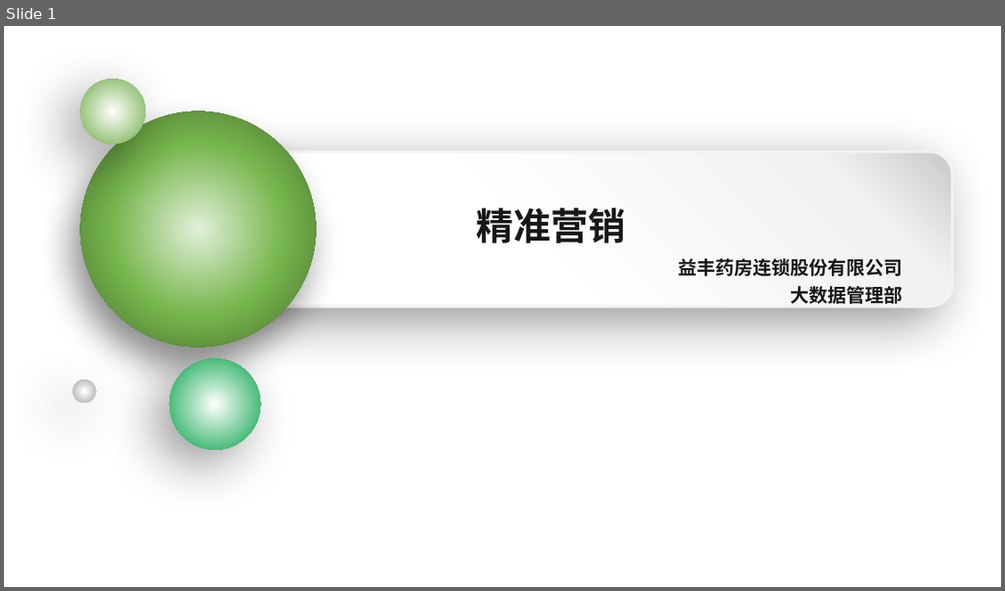
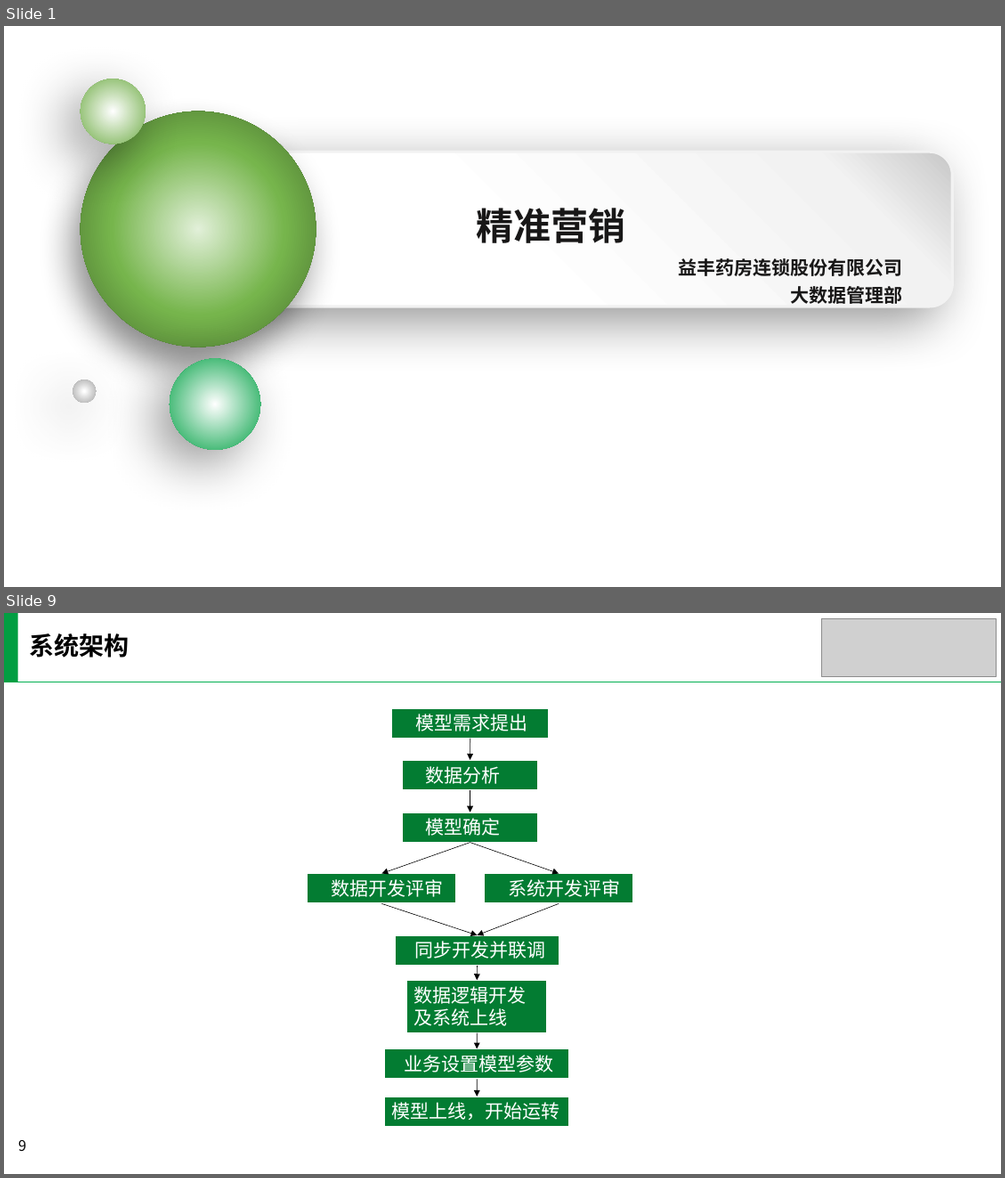
Before and after one commit to yaobozhang/YF_EB, a slide deck: 会员体系/精准营销/电商v2.0/生命周期精准营销/精准营销设计.pptx. Shown one above the other, each under a label of ours: slide 1 before the commit, slides 1 and 9 after it; the slides between them are not shown. The pictures are 1005x591 and 1005x1178 pixels, drawn with LibreOffice and Linux fonts; fonts in the diff are those of the drawing; grey boxes stand for pictures; background and template pictures are left out. Boxes give left, top, right and bottom in pixels: in the first picture for what was removed or moved away, otherwise in the second. Text is boxed around its words. In the diff, an @@ line names an element or a change of style, - is before the commit and + after.

```diff
--- a/会员体系/精准营销/电商v2.0/生命周期精准营销/精准营销设计.pptx
+++ b/会员体系/精准营销/电商v2.0/生命周期精准营销/精准营销设计.pptx
@@ slide 9 added at [4,613,1001,1174], background #FFFFFF @@
@@ rectangle added at [4,613,18,682], fill #029E42 @@
@@ text added at [30,633,129,657], 24 pt, text #000000, bold @@
+系统架构
@@ picture added at [822,618,996,676] @@
@@ line added from (4, 682) to (1001, 682), #00B050 1 pt @@
@@ rectangle added at [392,708,550,738], fill #037C32, outline #FFFFFF 1.5 pt, 18 pt, text #FFFFFF @@
+模型需求提出
@@ arrow added from (470, 738) to (469, 760), #000000 0.5 pt @@
@@ rectangle added at [402,760,539,789], fill #037C32, outline #FFFFFF 1.5 pt, 18 pt, text #FFFFFF @@
+数据分析
@@ arrow added from (469, 790) to (469, 811), #000000 0.5 pt @@
@@ rectangle added at [402,811,539,842], fill #037C32, outline #FFFFFF 1.5 pt, 18 pt, text #FFFFFF @@
+模型确定
@@ arrow added from (469, 843) to (381, 873), #000000 0.5 pt @@
@@ arrow added from (469, 843) to (558, 873), #000000 0.5 pt @@
@@ rectangle added at [307,873,456,903], fill #037C32, outline #FFFFFF 1.5 pt, 18 pt, text #FFFFFF @@
+数据开发评审
@@ rectangle added at [484,873,633,903], fill #037C32, outline #FFFFFF 1.5 pt, 18 pt, text #FFFFFF @@
+系统开发评审
@@ arrow added from (381, 904) to (477, 935), #000000 0.5 pt @@
@@ arrow added from (558, 904) to (477, 935), #000000 0.5 pt @@
@@ rectangle added at [395,935,558,965], fill #037C32, outline #FFFFFF 1.5 pt, 18 pt, text #FFFFFF @@
+同步开发并联调
@@ rectangle added at [407,981,548,1033], fill #037C32, outline #FFFFFF 1.5 pt, 18 pt, text #FFFFFF @@
+数据逻辑开发及系统上线
@@ arrow added from (477, 965) to (477, 981), #000000 0.5 pt @@
@@ arrow added from (477, 1032) to (477, 1049), #000000 0.5 pt @@
@@ rectangle added at [385,1049,570,1078], fill #037C32, outline #FFFFFF 1.5 pt, 18 pt, text #FFFFFF @@
+业务设置模型参数
@@ arrow added from (477, 1078) to (477, 1096), #000000 0.5 pt @@
@@ rectangle added at [385,1096,570,1126], fill #037C32, outline #FFFFFF 1.5 pt, 18 pt, text #FFFFFF @@
+模型上线，开始运转
@@ rectangle added at [802,1099,1001,1174], fill #FFFFFF @@
@@ page number added at [18,1140,26,1151], 14 pt, text #000000 @@
+9
```
Also in this commit, not shown: 6 slides changed, 3 other slides added, 2 slides removed, 1 other file.
